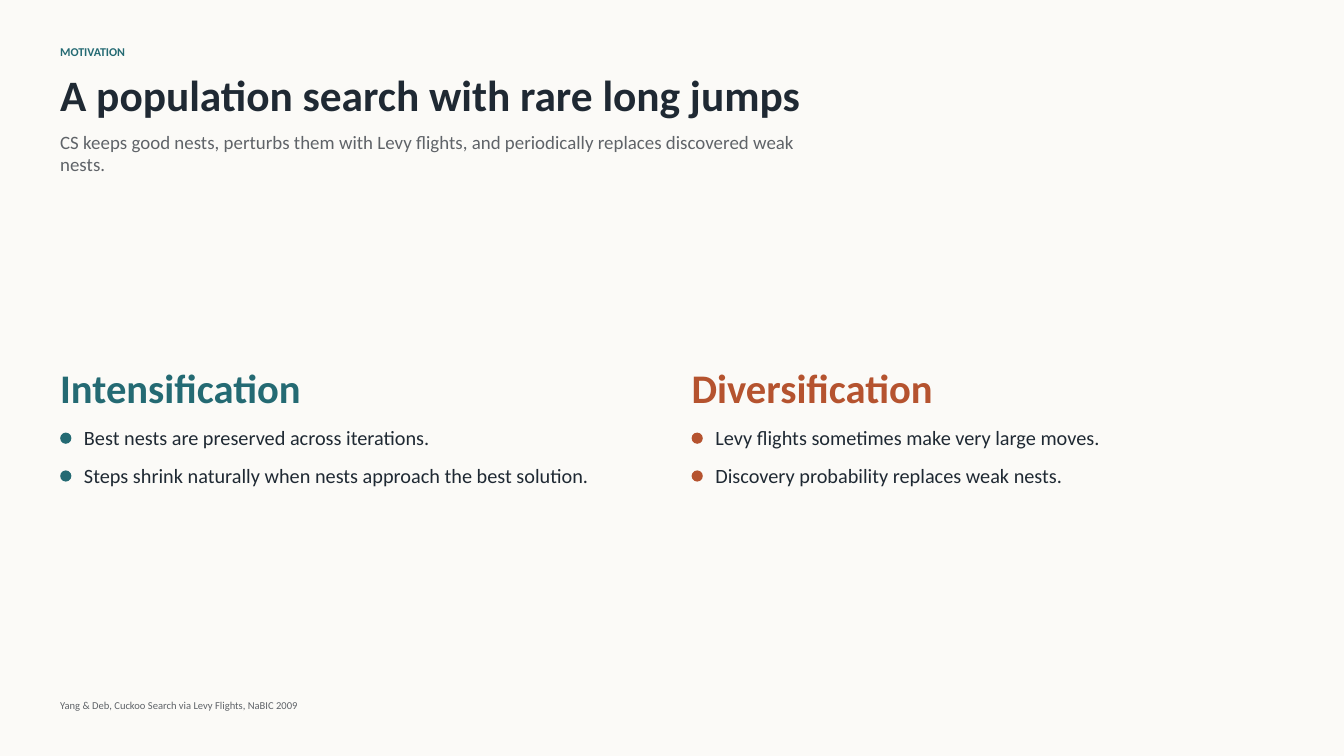
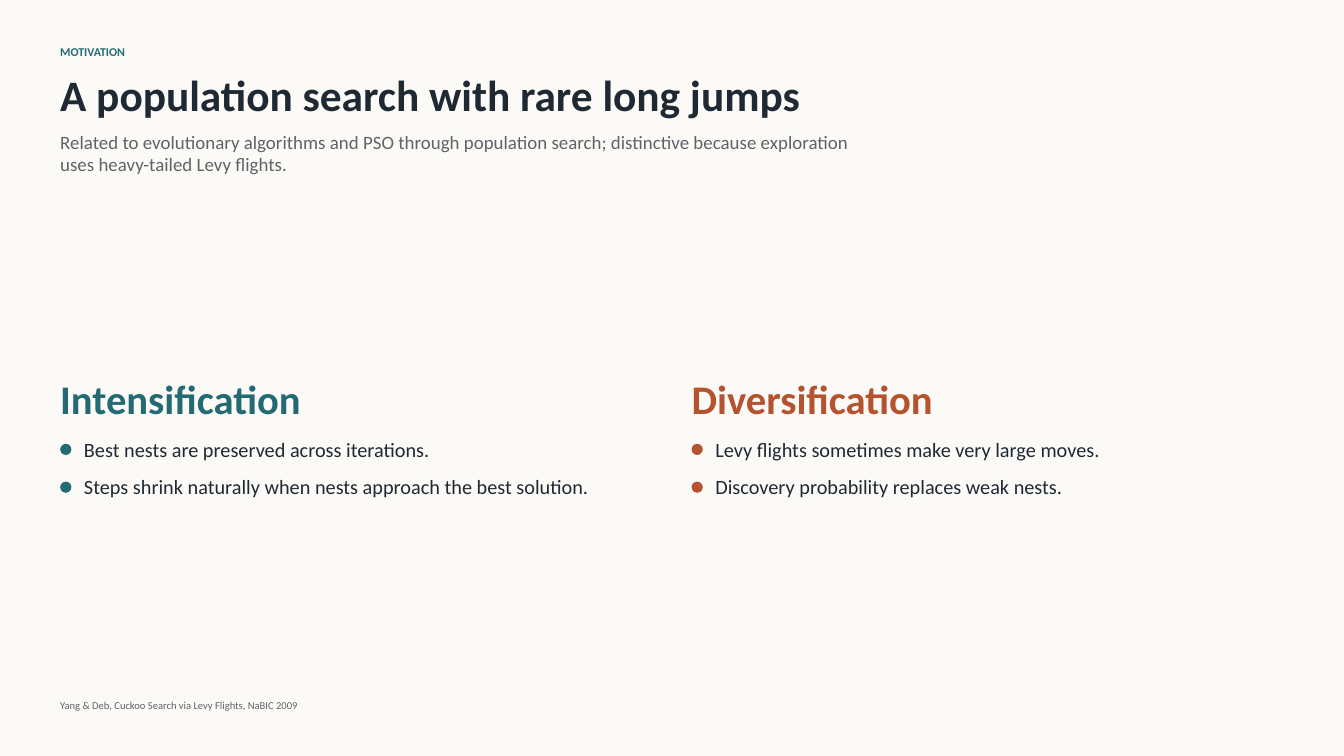
Before and after one commit to xVlad44/mh-labs, a slide deck: slide 2 of final_cuckoo_search/output/Cuckoo_Search_via_Levy_Flights_Final.pptx. Drawn at 1344x756 pixels with LibreOffice and Linux fonts; fonts in the diff are those of the drawing. Boxes give left, top, right and bottom in pixels: in the first picture for what was removed or moved away, otherwise in the second. Text is boxed around its words. In the diff, an @@ line names an element or a change of style, - is before the commit and + after.

```diff
--- a/final_cuckoo_search/output/Cuckoo_Search_via_Levy_Flights_Final.pptx
+++ b/final_cuckoo_search/output/Cuckoo_Search_via_Levy_Flights_Final.pptx
@@ text at [60, 136, 848, 174]: text changed @@
-CS keeps good nests, perturbs them with Levy flights, and periodically replaces discovered weak nests.
+Related to evolutionary algorithms and PSO through population search; distinctive because exploration uses heavy-tailed Levy flights.
@@ 6 texts, 4 ellipses: place and size @@
-6 texts, 4 ellipses at [60, 374, 1100, 487]
+6 texts, 4 ellipses at [60, 385, 1100, 498]
```
Also in this commit, not shown: 5 other slides changed, 40 other files.
